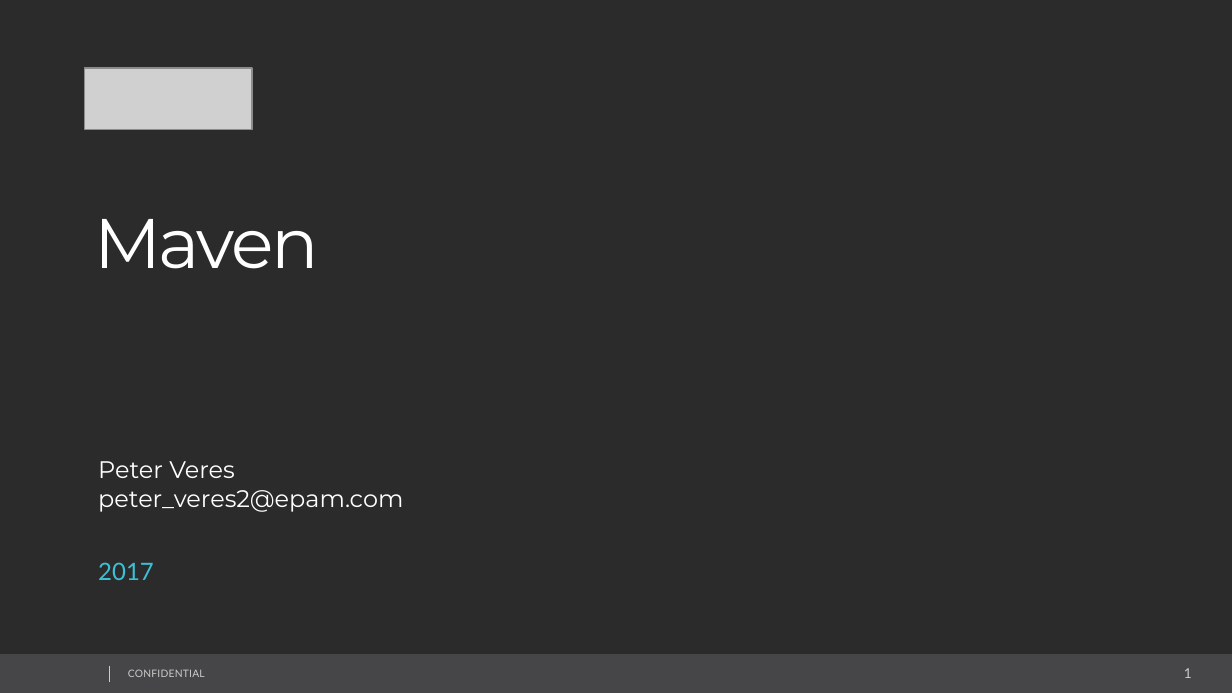
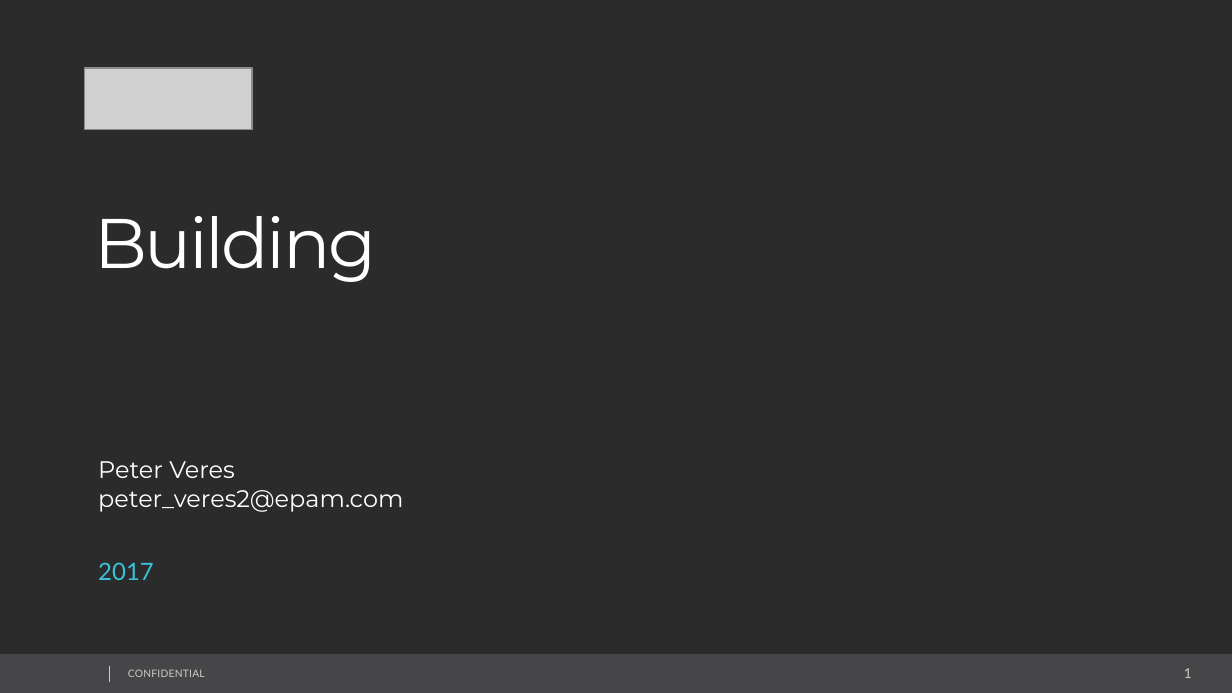
Before and after one commit to peterveres2/build-and-ci, a slide deck: slide 1 of presentations/Build ELTE.pptx. Drawn at 1232x693 pixels with LibreOffice and Linux fonts; fonts in the diff are those of the drawing; grey boxes stand for pictures; background and template pictures are left out; a plain dark background stands for a picture behind light text. Boxes give left, top, right and bottom in pixels: in the first picture for what was removed or moved away, otherwise in the second. Text is boxed around its words. In the diff, an @@ line names an element or a change of style, - is before the commit and + after.

Commit message:
presentation

```diff
--- a/presentations/Build ELTE.pptx
+++ b/presentations/Build ELTE.pptx
@@ text at <box>94,216,376,282</box>: text changed @@
-Maven
+Building
```
